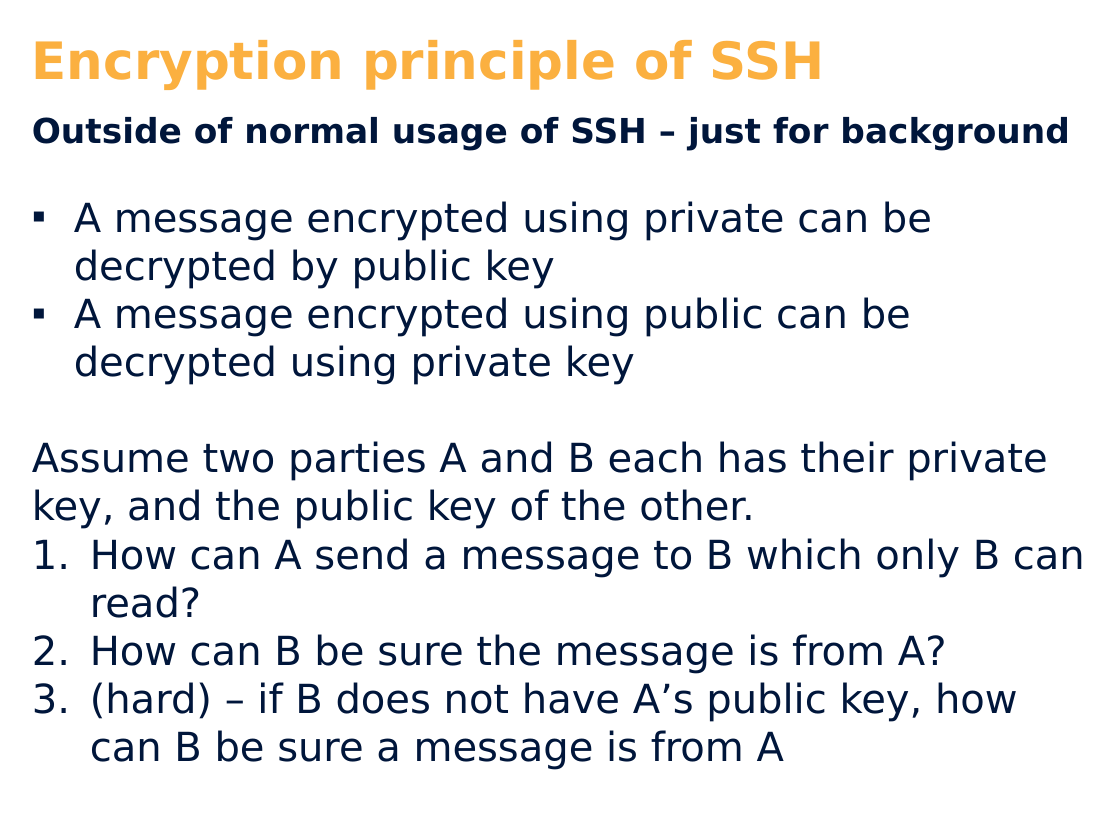
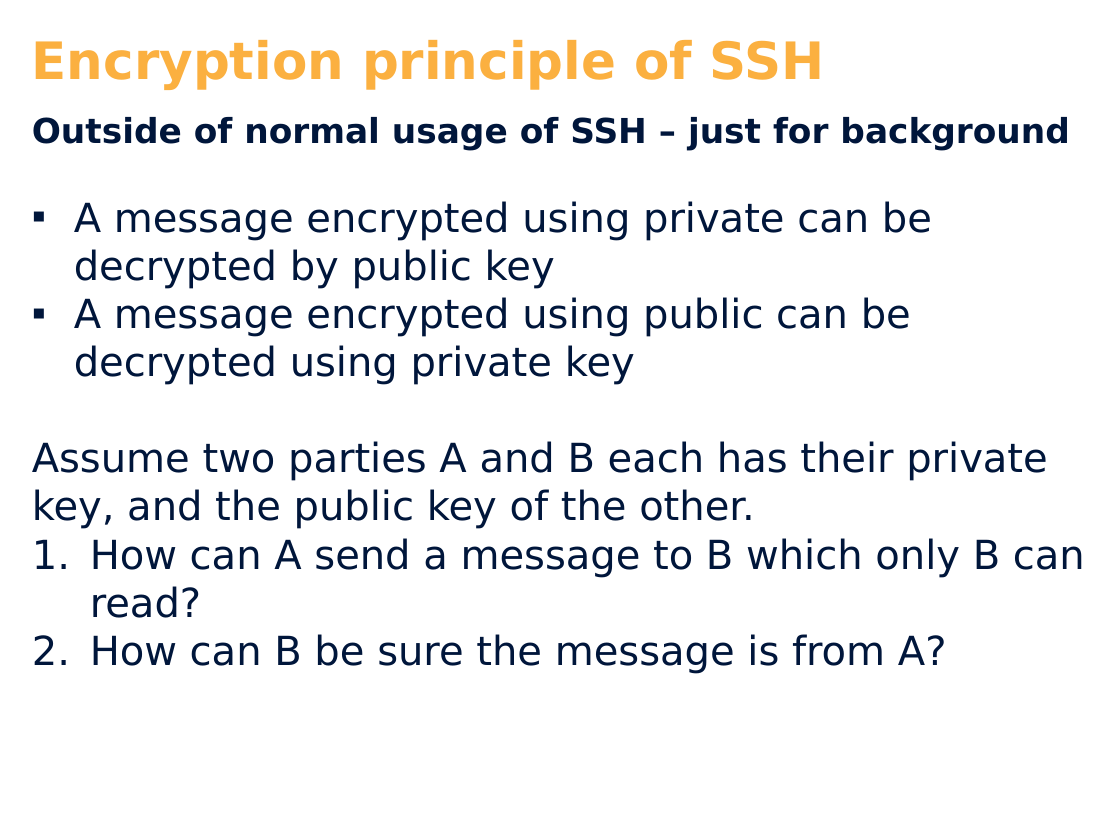
Before and after one commit to cphdat2sem2017-B/Week1-Operating-systems, a slide deck: slide 8 of slides/Day_2.pptx. Drawn at 1120x840 pixels with LibreOffice and Linux fonts; fonts in the diff are those of the drawing; background and template pictures are left out. Boxes give left, top, right and bottom in pixels: in the first picture for what was removed or moved away, otherwise in the second. Text is boxed around its words. In the diff, an @@ line names an element or a change of style, - is before the commit and + after.

```diff
--- a/slides/Day_2.pptx
+++ b/slides/Day_2.pptx
@@ text at (90, 682, 1018, 770): paragraph removed @@
-3. (hard) – if B does not have A’s public key, how can B be sure a message is from A
```
Also in this commit, not shown: 1 other slide changed, 1 slide removed, 9 other files.
